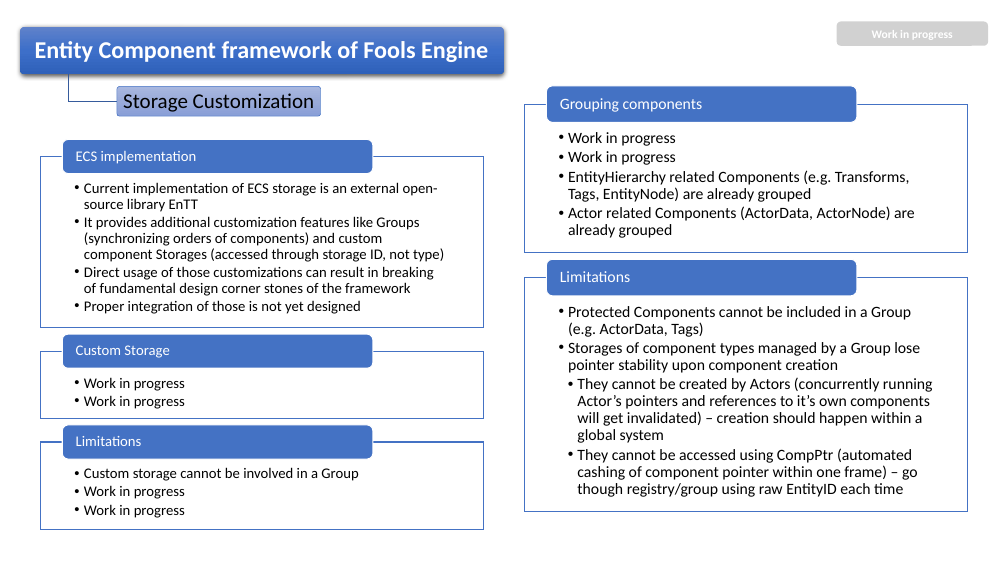
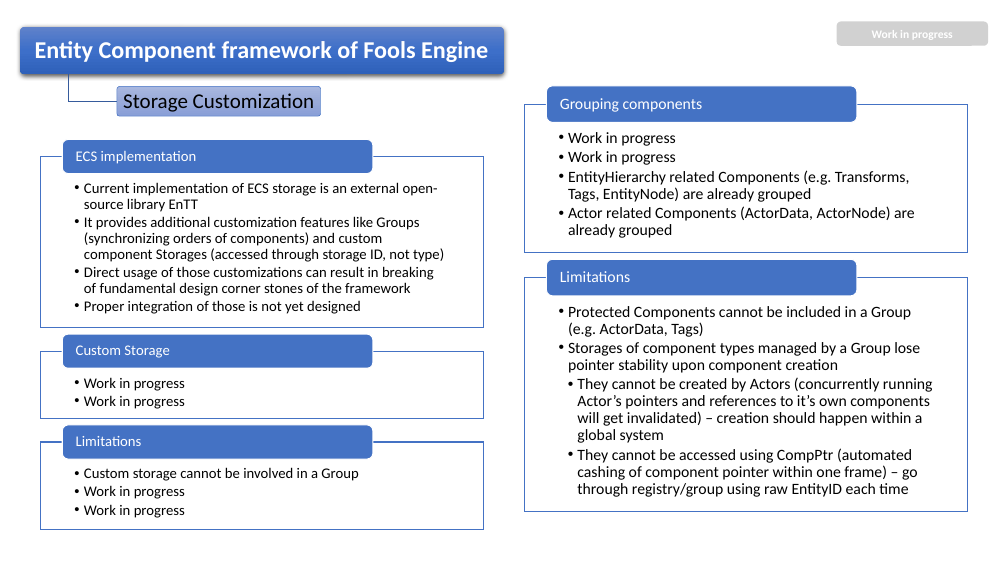
Before and after one commit to pawel-kaleta/FoolsEngine, a slide deck: slide 24 of Documentation/Entity Component Framework.pptx. Drawn at 1008x567 pixels with LibreOffice and Linux fonts; fonts in the diff are those of the drawing. Boxes give left, top, right and bottom in pixels: in the first picture for what was removed or moved away, otherwise in the second. Text is boxed around its words. In the diff, an @@ line names an element or a change of style, - is before the commit and + after.

```diff
--- a/Documentation/Entity Component Framework.pptx
+++ b/Documentation/Entity Component Framework.pptx
@@ text at [577,448,918,497]: text changed @@
-    • They cannot be accessed using CompPtr (automated cashing of component pointer within one frame) – go though registry/group using raw EntityID each time
+    • They cannot be accessed using CompPtr (automated cashing of component pointer within one frame) – go through registry/group using raw EntityID each time
```
Also in this commit, not shown: 6 other slides changed, 49 other files.
